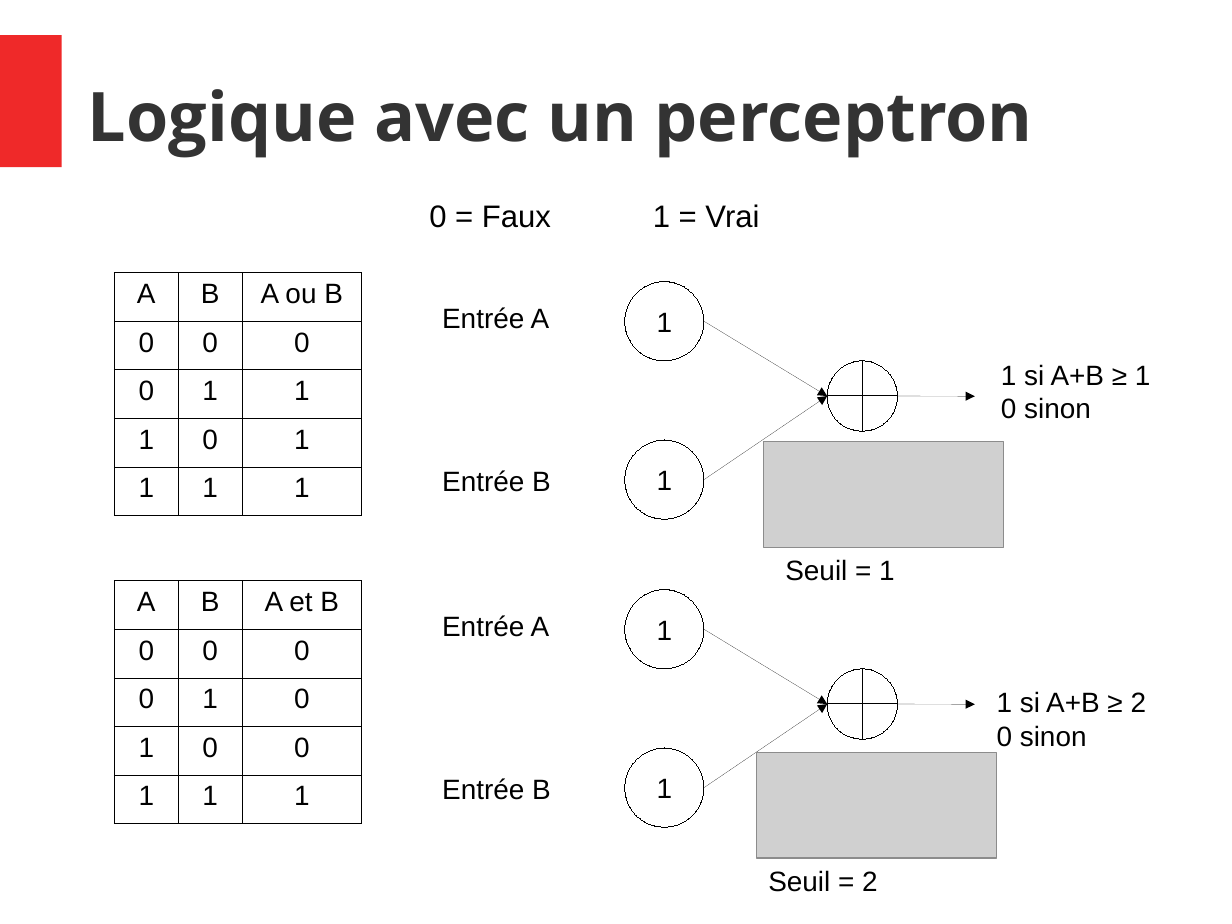
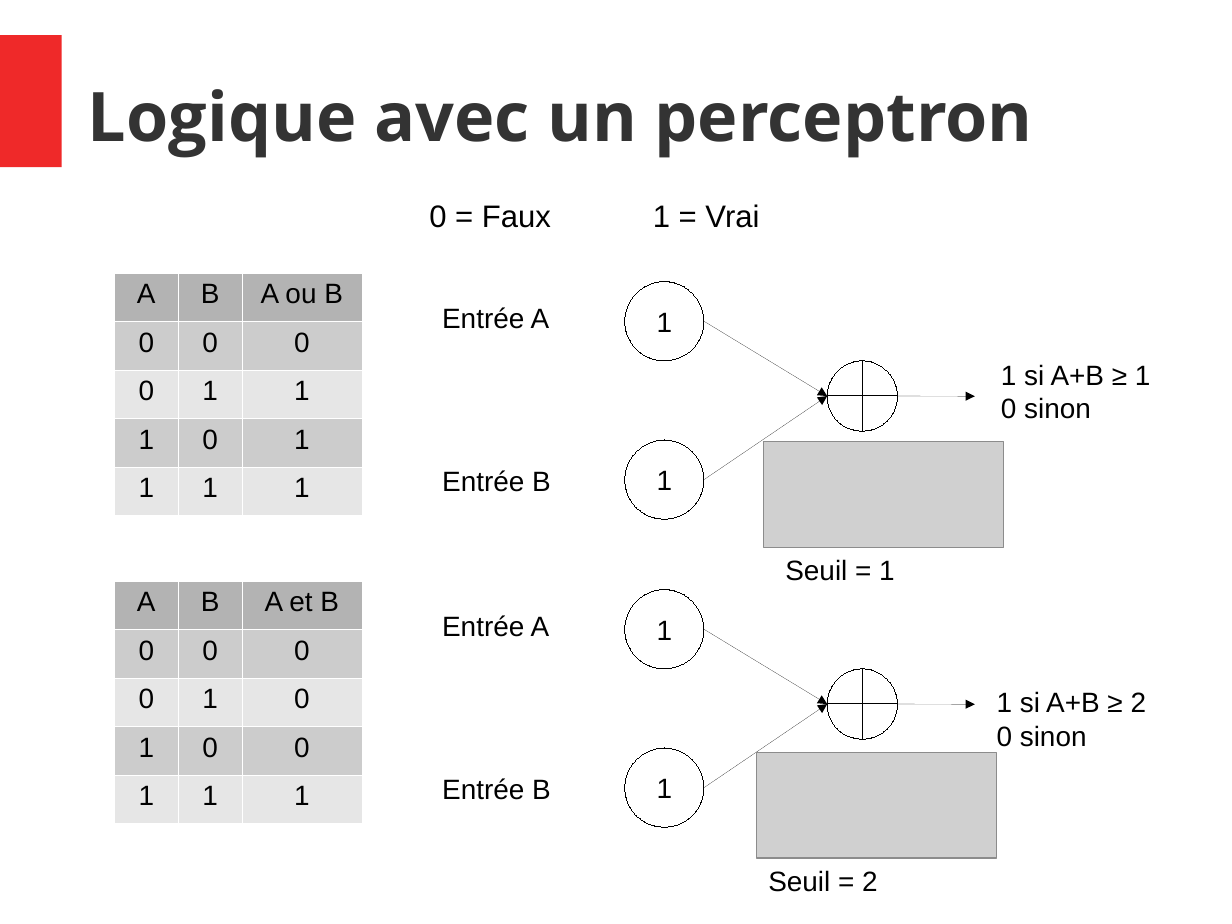
Before and after one commit to thalitadru/CoursNNDL, a slide deck: slide 6 of cours.odp. Drawn at 1232x924 pixels with LibreOffice and Linux fonts; fonts in the diff are those of the drawing; grey boxes stand for pictures. Boxes give left, top, right and bottom in pixels: in the first picture for what was removed or moved away, otherwise in the second. Text is boxed around its words. In the diff, an @@ line names an element or a change of style, - is before the commit and + after.

```diff
--- a/cours.odp
+++ b/cours.odp
@@ table at box(114, 273, 361, 515) @@
@@ fill none to #B3B3B3 in row 1 @@
@@ fill none to #CCCCCC in 6 cells @@
@@ fill none to #E6E6E6 in 6 cells @@
@@ borders changed @@
@@ table at box(114, 581, 361, 824) @@
@@ fill none to #B3B3B3 in row 1 @@
@@ fill none to #CCCCCC in 6 cells @@
@@ fill none to #E6E6E6 in 6 cells @@
@@ borders changed @@
```
Also in this commit, not shown: 6 other slides changed.
